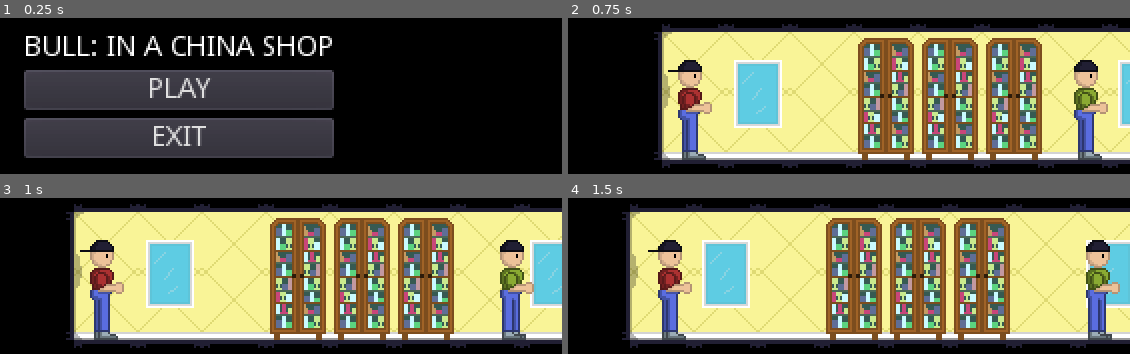
Above: before the commit, frames 1-4 (two rows, left to right).
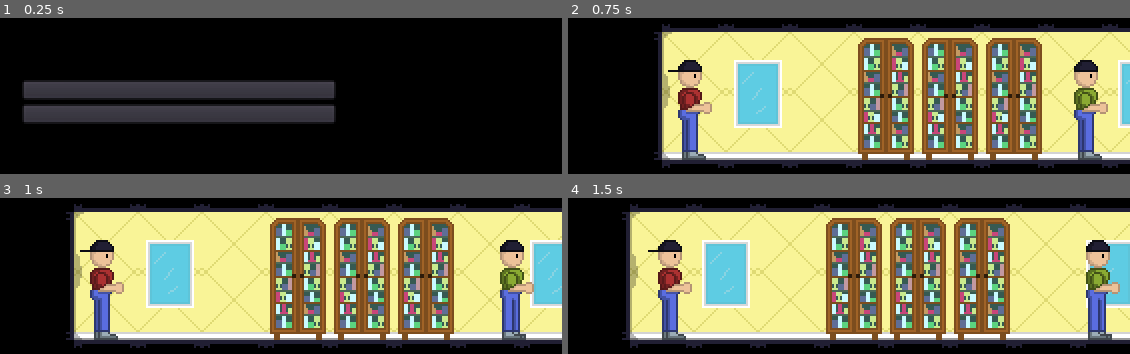
Above: after the commit, the same moments.

Repository: djfrailey/itchio-gamejam-2022
Game: Godot game, scene res://scenes/MainMenu.tscn
Two runs of this game, one before a commit and one after it. Both use one fixed random seed, a clock stepped at 60 frames per second and the inputs below.
Inputs:
- Up to frame 1 (0.25 s): no input
- Up to frame 2 (0.75 s): click "PLAY" at 0.5 s
- Up to frame 3 (1 s): no input
- Up to frame 4 (1.5 s): hold Right (ui_right) from 1.28 s (still down)

The runs differ from the first frame. In frame 1, 27% of the frame differs, in the area x 3-60%, y 11-90%; in frame 2, nothing differs; in frame 3, nothing differs; in frame 4, nothing differs.

Commit message:
Custom Theme

Diff:
--- a/project.godot
+++ b/project.godot
@@ -66,6 +66,10 @@
 
 enabled=PoolStringArray( "res://addons/AsepriteWizard/plugin.cfg" )
 
+[gui]
+
+theme/custom="res://themes/Default.tres"
+
 [importer_defaults]
 
 texture={
--- a/scenes/MainMenu.tscn
+++ b/scenes/MainMenu.tscn
@@ -20,25 +20,27 @@
 alignment = 1
 
 [node name="Title" type="Label" parent="VBoxContainer"]
-margin_top = 77.0
-margin_right = 155.0
-margin_bottom = 91.0
+margin_top = 75.0
+margin_right = 189.0
+margin_bottom = 90.0
 theme = ExtResource( 2 )
 text = "BULL: IN A CHINA SHOP"
 align = 1
 valign = 1
 
 [node name="PlayButton" type="Button" parent="VBoxContainer"]
-margin_top = 95.0
-margin_right = 155.0
+margin_top = 94.0
+margin_right = 189.0
 margin_bottom = 115.0
+theme = ExtResource( 2 )
 shortcut_in_tooltip = false
 text = "PLAY"
 
 [node name="ExitButton" type="Button" parent="VBoxContainer"]
 margin_top = 119.0
-margin_right = 155.0
-margin_bottom = 139.0
+margin_right = 189.0
+margin_bottom = 140.0
+theme = ExtResource( 2 )
 text = "EXIT"
 
 [connection signal="pressed" from="VBoxContainer/PlayButton" to="." method="_on_PlayButton_pressed"]
--- a/themes/Default.tres
+++ b/themes/Default.tres
@@ -1,3 +1,9 @@
-[gd_resource type="Theme" format=2]
+[gd_resource type="Theme" load_steps=3 format=2]
+
+[ext_resource path="res://assets/fonts/VCR_OSD_MONO_1.001.ttf" type="DynamicFontData" id=1]
+
+[sub_resource type="DynamicFont" id=1]
+font_data = ExtResource( 1 )
 
 [resource]
+default_font = SubResource( 1 )
